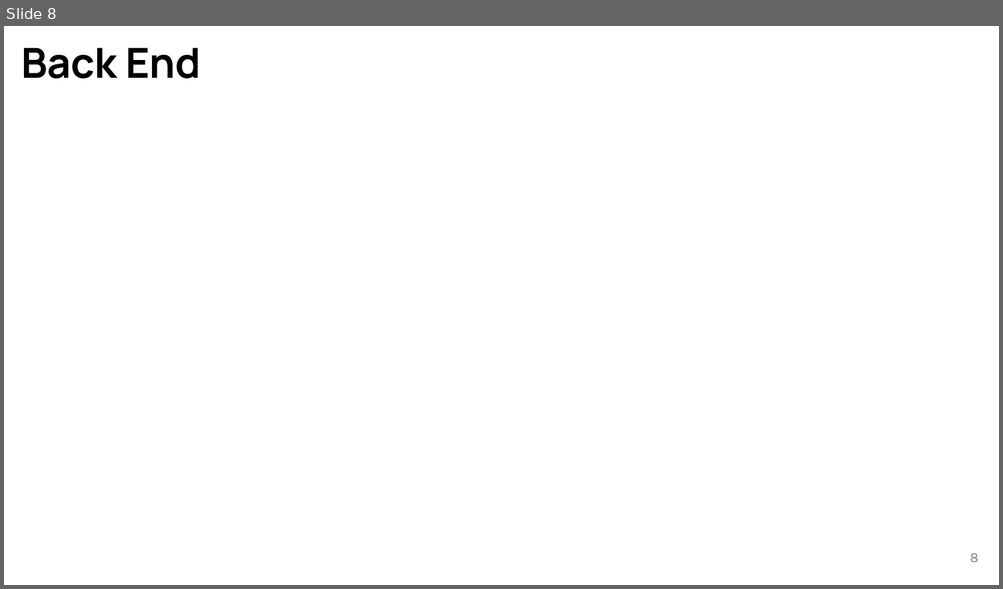
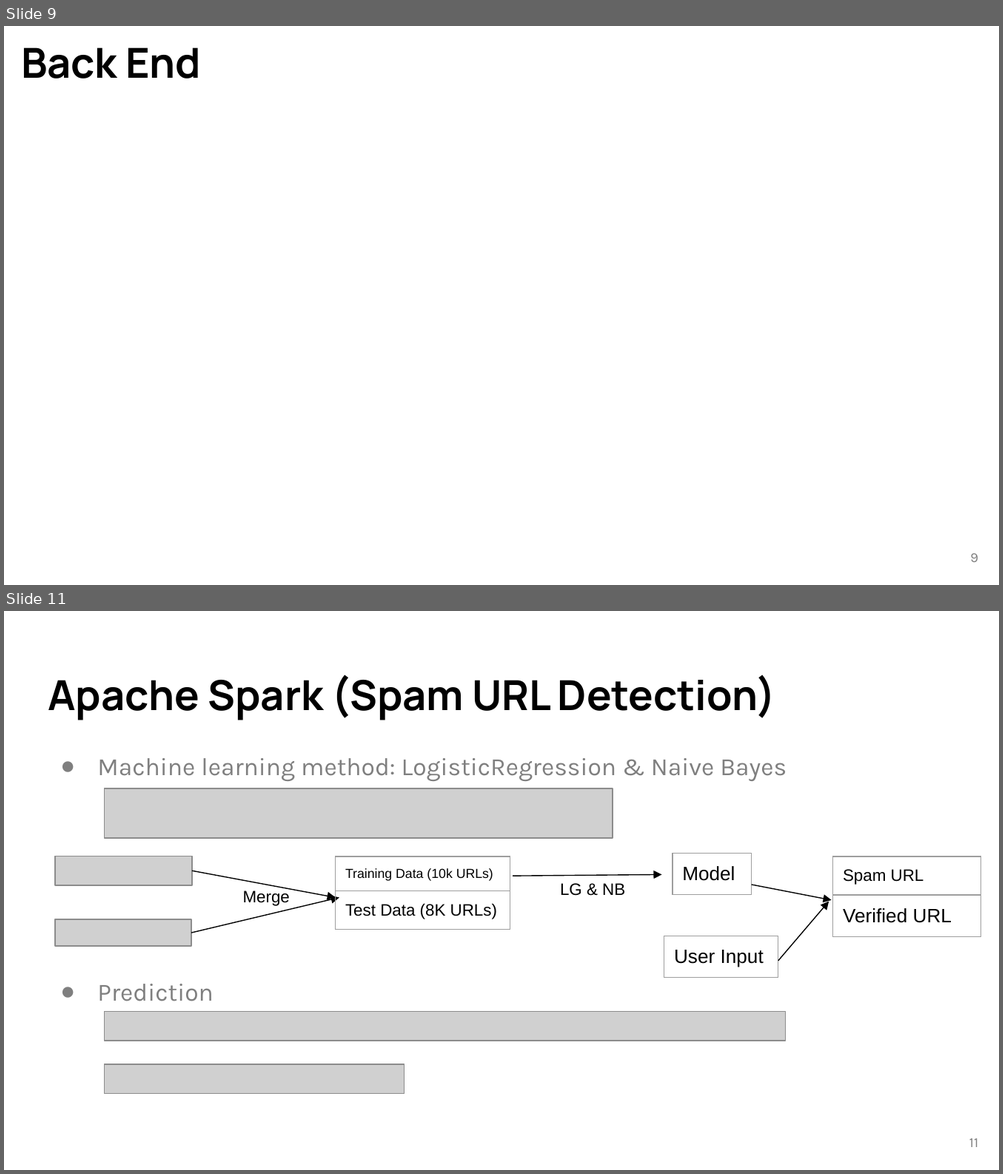
Before and after one commit to jiaminghong/camelcrawler, a slide deck: FinalPresentation.pptx. Shown one above the other, each under a label of ours: slide 8 before the commit, slides 9 and 11 after it; the slides between them are not shown. The pictures are 1003x589 and 1003x1174 pixels, drawn with LibreOffice and Linux fonts; fonts in the diff are those of the drawing; grey boxes stand for pictures; background and template pictures are left out. Boxes give left, top, right and bottom in pixels: in the first picture for what was removed or moved away, otherwise in the second. Text is boxed around its words. In the diff, an @@ line names an element or a change of style, - is before the commit and + after.

```diff
--- a/FinalPresentation.pptx
+++ b/FinalPresentation.pptx
@@ slide 11 added at <box>4,611,999,1170</box>, background #FFFFFF @@
@@ title added at <box>48,675,776,721</box>, 30 pt, text #000000, bold @@
+Apache Spark (Spam URL Detection)
@@ text added at <box>97,758,786,1002</box>, 18 pt, text #7F7F7F @@
+● Machine learning method: LogisticRegression & Naive Bayes
+● Prediction
@@ picture added at <box>105,789,613,839</box> @@
@@ table added at <box>672,854,751,1170</box>, 1 rows, 1 columns @@
+Model
@@ picture added at <box>55,857,192,886</box> @@
@@ arrow added from (192, 871) to (336, 897), #000000 0.75 pt @@
@@ table added at <box>336,857,509,1170</box>, 2 rows, 1 columns @@
+Training Data (10k URLs)
+Test Data (8K URLs)
@@ arrow added from (512, 877) to (661, 874), #000000 0.75 pt @@
@@ table added at <box>833,857,981,1170</box>, 2 rows, 1 columns @@
+Spam URL
+Verified URL
@@ arrow added from (191, 933) to (339, 897), #000000 0.75 pt @@
@@ text added at <box>243,891,290,906</box>, 12 pt, text #000000 @@
+Merge
@@ text added at <box>560,883,625,896</box>, 12 pt, text #000000 @@
+LG & NB
@@ arrow added from (751, 885) to (831, 900), #000000 0.75 pt @@
@@ picture added at <box>55,920,191,946</box> @@
@@ arrow added from (778, 961) to (828, 901), #000000 0.75 pt @@
@@ table added at <box>663,936,778,1170</box>, 1 rows, 1 columns @@
+User Input
@@ picture added at <box>105,1012,785,1042</box> @@
@@ picture added at <box>105,1065,405,1094</box> @@
@@ page number added at <box>969,1139,978,1147</box>, 10 pt, text #7F7F7F @@
+11
@@ what was slide 8 is now slide 9 @@
```
Also in this commit, not shown: 4 slides changed, 2 other slides added, 1 slide removed.
